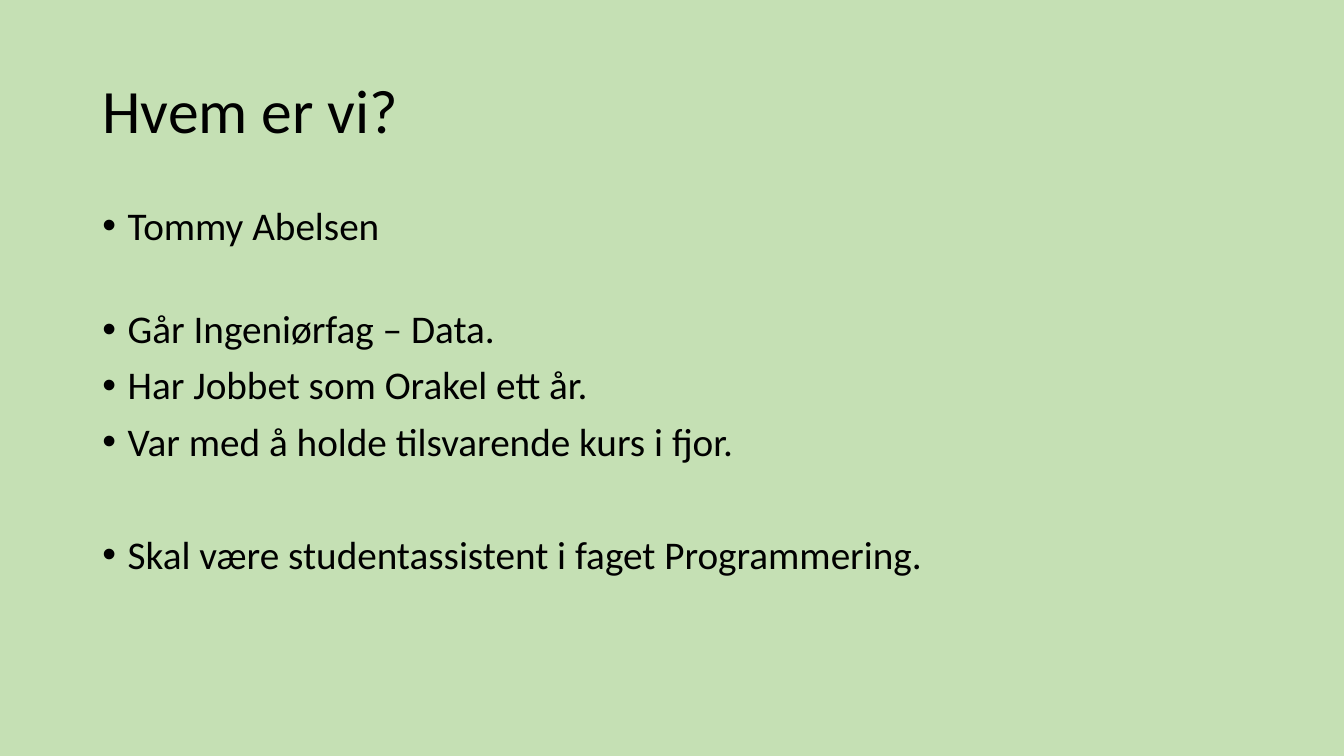
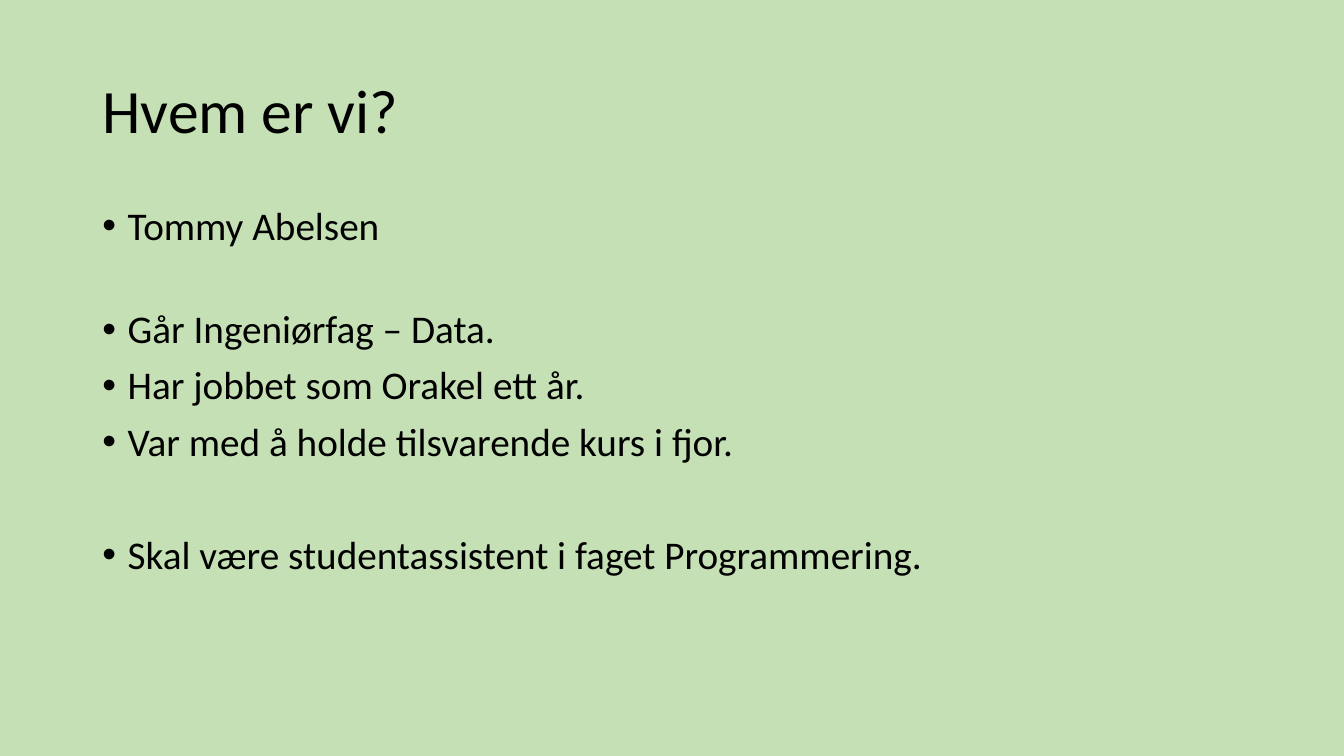
Before and after one commit to tabmy/SommerkursProg17, a slide deck: slide 7 of Forelesninger/ProgKursMandag.pptx. Drawn at 1344x756 pixels with LibreOffice and Linux fonts; fonts in the diff are those of the drawing. Boxes give left, top, right and bottom in pixels: in the first picture for what was removed or moved away, otherwise in the second. Text is boxed around its words. In the diff, an @@ line names an element or a change of style, - is before the commit and + after.

```diff
--- a/Forelesninger/ProgKursMandag.pptx
+++ b/Forelesninger/ProgKursMandag.pptx
@@ text at bbox=[128, 371, 584, 406]: text changed @@
-• Har Jobbet som Orakel ett år.
+• Har jobbet som Orakel ett år.
```
Also in this commit, not shown: 3 other slides changed, 13 slides added, 2 other files.
